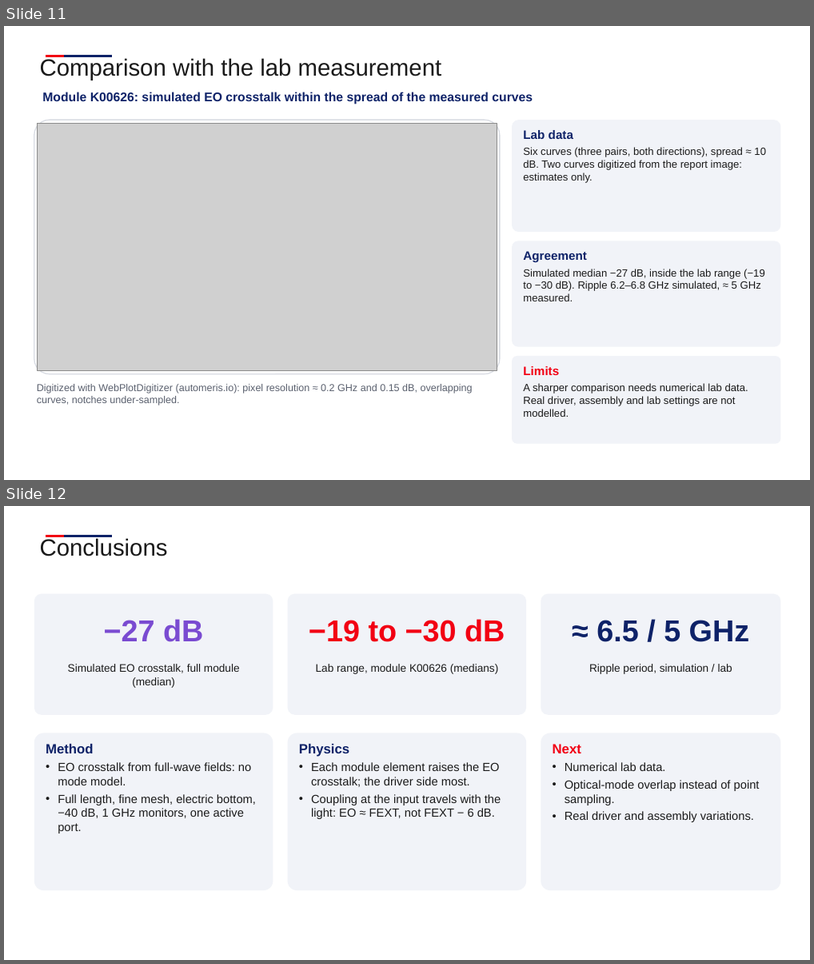
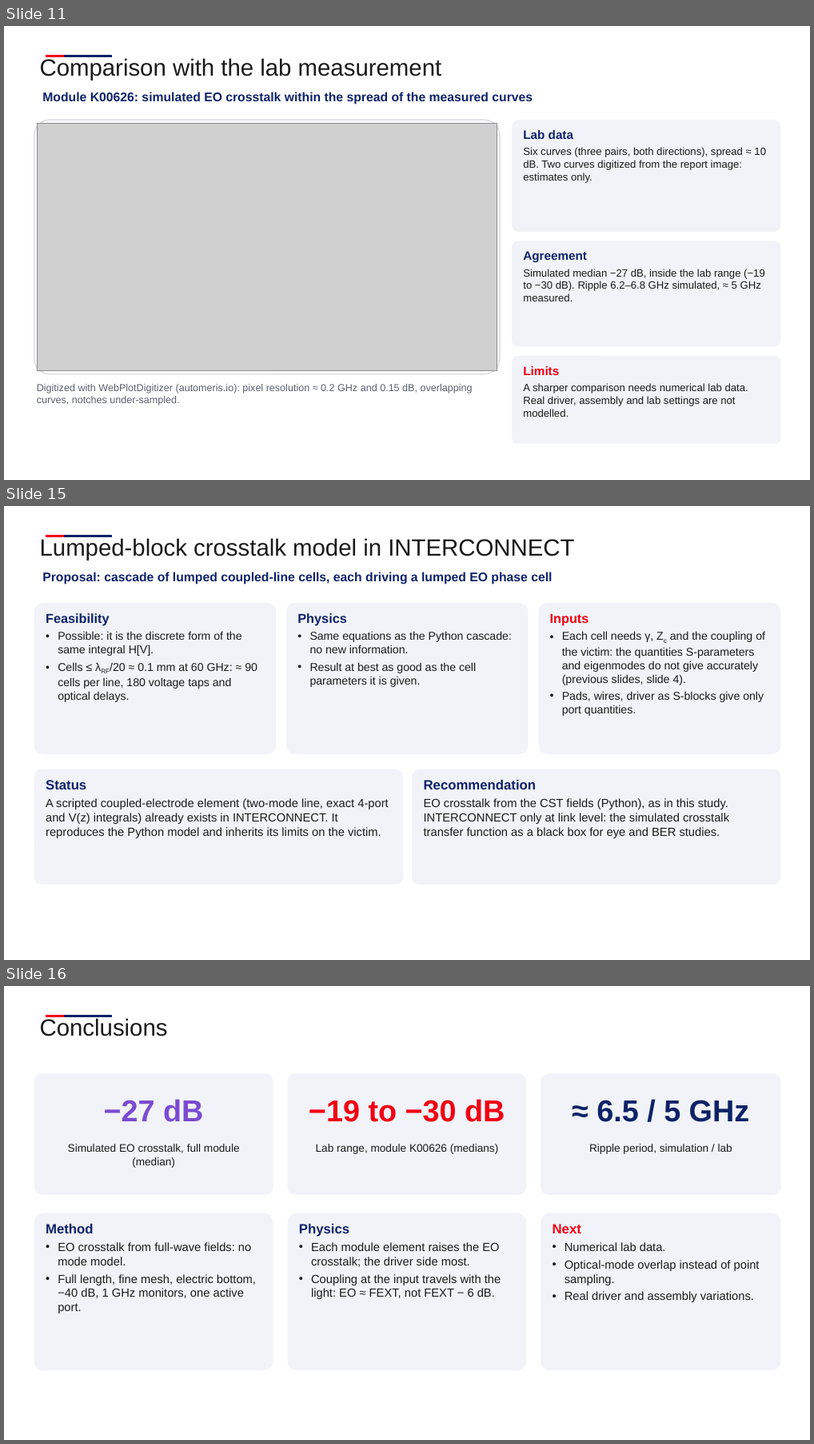
Before and after one commit to andreimuresian/claude, a slide deck: docs/cst/xtalk/Istanbul_EO_crosstalk.pptx. Shown one above the other, each under a label of ours: slides 11 and 12 before the commit, slides 11, 15 and 16 after it; the slides between them are not shown. The pictures are 814x964 and 814x1444 pixels, drawn with LibreOffice and Linux fonts; fonts in the diff are those of the drawing; grey boxes stand for pictures; background and template pictures are left out. Boxes give left, top, right and bottom in pixels: in the first picture for what was removed or moved away, otherwise in the second. Text is boxed around its words. In the diff, an @@ line names an element or a change of style, - is before the commit and + after.

```diff
--- a/docs/cst/xtalk/Istanbul_EO_crosstalk.pptx
+++ b/docs/cst/xtalk/Istanbul_EO_crosstalk.pptx
@@ slide 15 added at (4,506,810,960), background #FFFFFF; not listed: 2 template elements that a slide beside it also shows @@
@@ text added at (40,538,574,560), 28 pt, text #1A1A1A @@
+Lumped-block crosstalk model in INTERCONNECT
@@ text added at (42,572,552,584), 15 pt, text #0E2268, bold @@
+Proposal: cascade of lumped coupled-line cells, each driving a lumped EO phase cell
@@ rounded rectangle added at (34,603,276,754), fill #F1F3F8 @@
@@ text added at (46,613,258,702), 13.5 pt, text #1A1A1A @@
+Feasibility
+• Possible: it is the discrete form of the same integral H[V].
+• Cells ≤ λRF/20 ≈ 0.1 mm at 60 GHz: ≈ 90 cells per line, 180 voltage taps and optical delays.
@@ rounded rectangle added at (286,603,529,754), fill #F1F3F8 @@
@@ text added at (298,613,511,687), 13.5 pt, text #1A1A1A @@
+Physics
+• Same equations as the Python cascade: no new information.
+• Result at best as good as the cell parameters it is given.
@@ rounded rectangle added at (538,603,782,754), fill #F1F3F8 @@
@@ text added at (550,613,766,716), 13.5 pt, text #1A1A1A @@
+Inputs
+• Each cell needs γ, Zc and the coupling of the victim: the quantities S-parameters and eigenmodes do not give accurately (previous slides, slide 4).
+• Pads, wires, driver as S-blocks give only port quantities.
@@ rounded rectangle added at (34,769,403,884), fill #F1F3F8 @@
@@ rounded rectangle added at (412,769,782,884), fill #F1F3F8 @@
@@ text added at (46,780,388,838), 14 pt, text #1A1A1A @@
+Status
+A scripted coupled-electrode element (two-mode line, exact 4-port and V(z) integrals) already exists in INTERCONNECT. It reproduces the Python model and inherits its limits on the victim.
@@ text added at (424,780,730,838), 14 pt, text #1A1A1A @@
+Recommendation
+EO crosstalk from the CST fields (Python), as in this study. INTERCONNECT only at link level: the simulated crosstalk transfer function as a black box for eye and BER studies.
@@ what was slide 12 is now slide 16 @@
```
Also in this commit, not shown: 3 other slides added, 8 other files.
